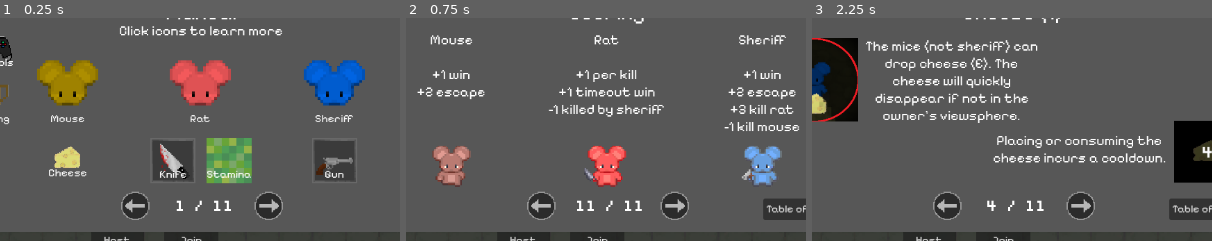
Above: before the commit, frames 1-3 (left to right).
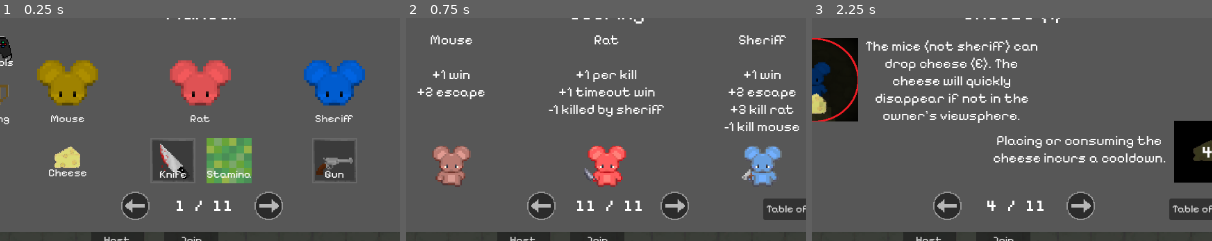
Above: after the commit, the same moments.

Repository: ej31415/Rat
Game: Godot game, scene res://main.tscn
The game is run twice, just before and just after one commit, with the same random seed, the same clock (stepped at 60 frames per second) and the same inputs. Video files are missing from this copy of the repository; at most half a second of black plays in their place.
Inputs (mouse positions are % of the whole screen's width and height, from its top left):
- Up to frame 1 (0.25 s): no input
- Up to frame 2 (0.75 s): click "Scoring" at 0.5 s
- Up to frame 3 (2.25 s): click (58, 69) at 1.25 s; click "Cheese" at 2 s
The pictures show only the part of the screen within x 25-75%, y 27-77%; the shares and areas given below are measured in that part.

The runs differ from the first frame. In frame 1, 0.8% of the frame differs, in the area x 30-71%, y 3-9%; in frame 2, nothing differs; in frame 3, nothing differs.

Commit message:
Revert "sound and ui updates"
This reverts commit 726be32064e8ddcda88b135709f51b947cae0a47.

Diff:
--- a/main.tscn
+++ b/main.tscn
@@ -914,16 +914,6 @@
 bbcode_enabled = true
 text = "[center]Manual[/center]"
 
-[node name="Subtitle" type="RichTextLabel" parent="HelpControl/TableOfContents"]
-offset_left = 409.0
-offset_top = 224.0
-offset_right = 744.0
-offset_bottom = 255.0
-theme_override_fonts/normal_font = ExtResource("10_dpgvo")
-theme_override_font_sizes/normal_font_size = 20
-bbcode_enabled = true
-text = "[center]Click icons to learn more[/center]"
-
 [node name="Controller" type="TextureButton" parent="HelpControl/TableOfContents"]
 offset_left = 239.0
 offset_top = 230.0
--- a/player.gd
+++ b/player.gd
@@ -45,7 +45,6 @@
 var shot_sound
 var walk_sound
 var sprint_sound
-var angel_sound
 
 func _init() -> void:
 	var idx = rng.randi_range(0, len(roles) - 1)
@@ -61,7 +60,6 @@
 	shot_sound = preload("res://assets/Music/gunshot.mp3")
 	walk_sound = preload("res://assets/Music/walking.mp3")
 	sprint_sound = preload("res://assets/Music/sprinting.mp3")
-	angel_sound = preload("res://assets/Music/angelic.mp3")
 
 func _enter_tree() -> void:
 	set_multiplayer_authority(name.to_int())
@@ -407,8 +405,6 @@
 		await get_tree().create_timer(0.2).timeout
 		fade_out_vision(0.1)
 		await get_tree().create_timer(0.2).timeout
-		$SoundEffects.stream = angel_sound
-		$SoundEffects.play()
 		activate_ghost(0.1)
 	else:
 		$ViewSphere.enabled = false
